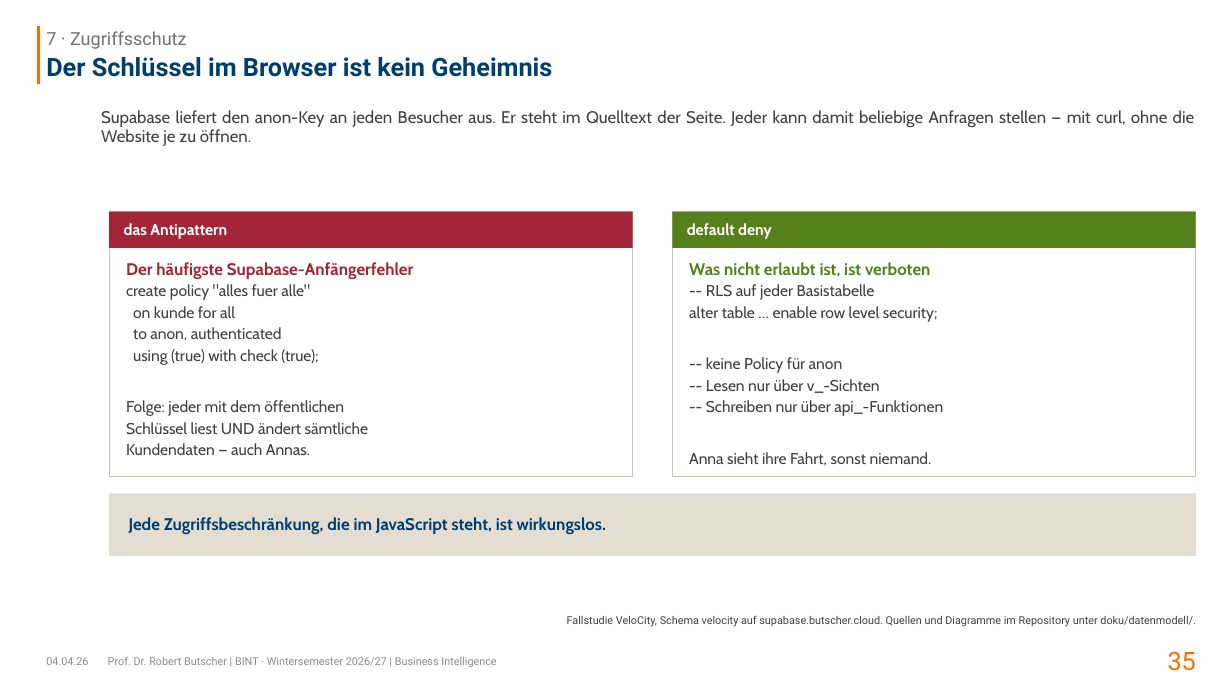
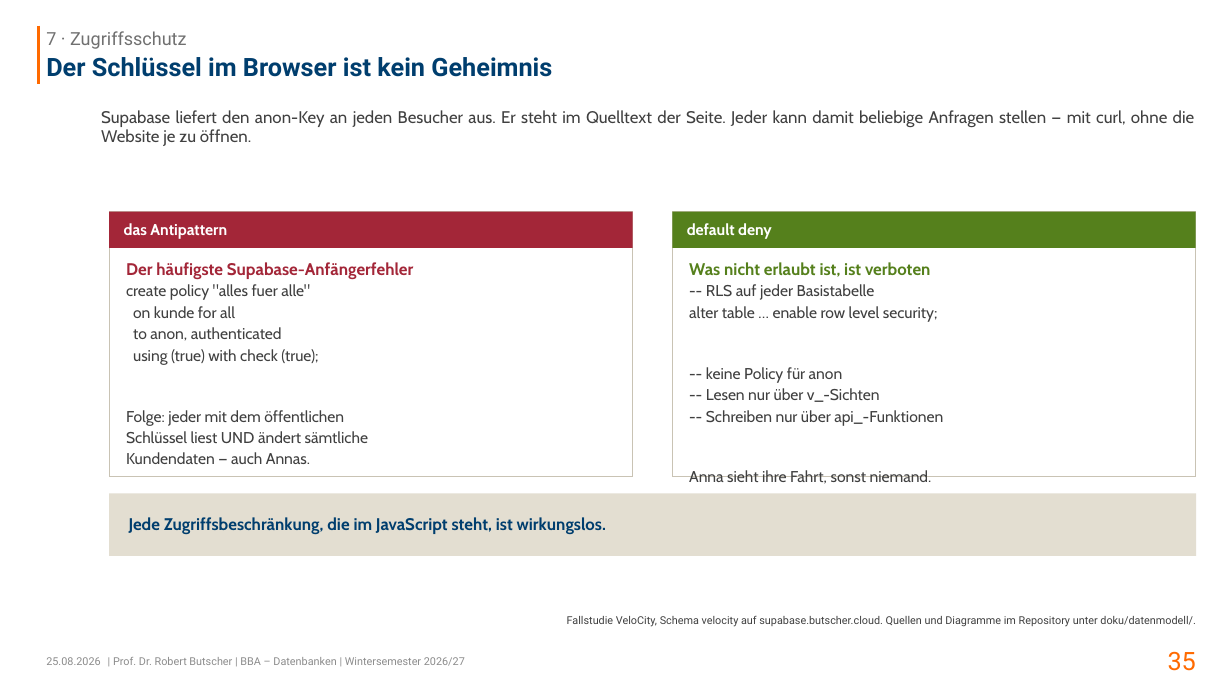
Before and after one commit to swrobuts/velocity-fallstudie, a slide deck: slide 35 of slides/velocity-datenbankentwurf.pptx. Drawn at 1232x693 pixels with LibreOffice and Linux fonts; fonts in the diff are those of the drawing. Boxes give left, top, right and bottom in pixels: in the first picture for what was removed or moved away, otherwise in the second. Text is boxed around its words. In the diff, an @@ line names an element or a change of style, - is before the commit and + after.

```diff
--- a/slides/velocity-datenbankentwurf.pptx
+++ b/slides/velocity-datenbankentwurf.pptx
@@ text "Der häufigste Supabase-Anfängerfehler" rewrapped from (x1=126, y1=262, x2=413, y2=455) to (x1=126, y1=262, x2=413, y2=464) @@
@@ text "Was nicht erlaubt ist, ist ..." rewrapped from (x1=689, y1=262, x2=943, y2=466) to (x1=689, y1=262, x2=943, y2=484) @@
@@ text at (x1=46, y1=657, x2=100, y2=665): text changed @@
-04.04.26
+25.08.2026
@@ text at (x1=113, y1=657, x2=465, y2=666): text changed @@
-Prof. Dr. Robert Butscher | BINT · Wintersemester 2026/27 | Business Intelligence
+| Prof. Dr. Robert Butscher | BBA – Datenbanken | Wintersemester 2026/27
```
Also in this commit, not shown: 42 other slides changed, 4 other files.
